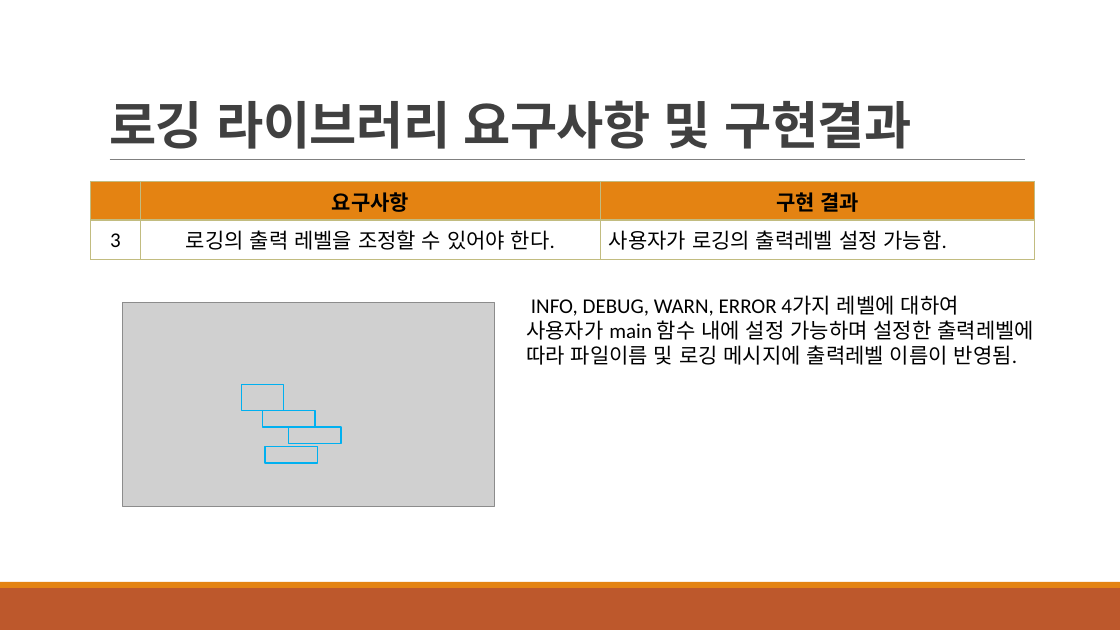
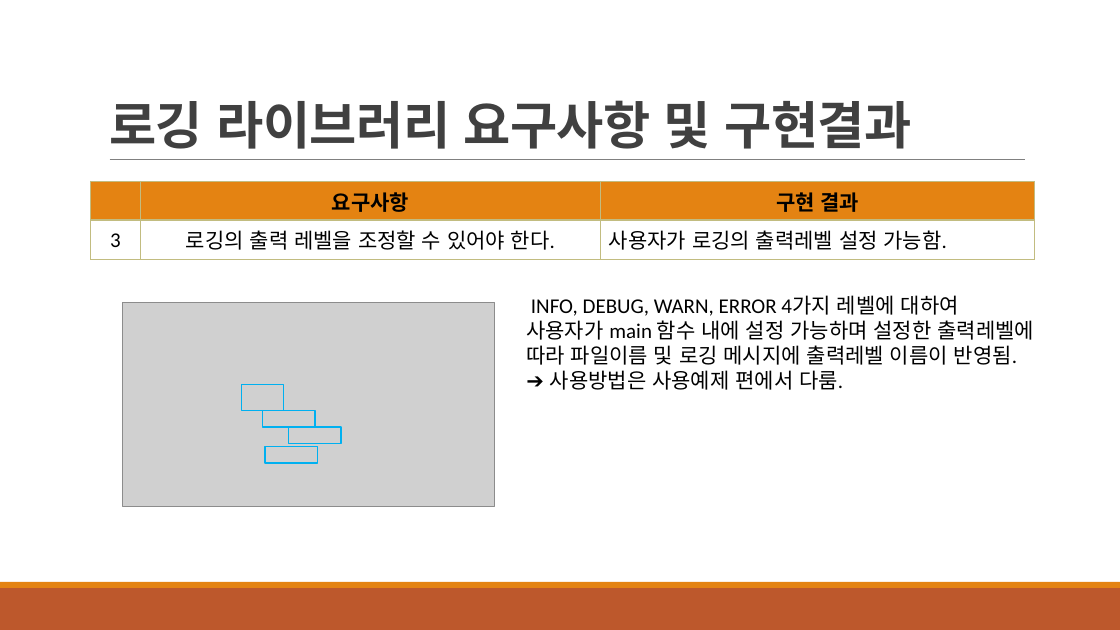
Before and after one commit to tjjeon/tjjeon1019, a slide deck: slide 14 of 전태준_C++프로젝트(201022).pptx (slide 6 before the commit). Drawn at 1120x630 pixels with LibreOffice and Linux fonts; fonts in the diff are those of the drawing; grey boxes stand for pictures. Boxes give left, top, right and bottom in pixels: in the first picture for what was removed or moved away, otherwise in the second. Text is boxed around its words. In the diff, an @@ line names an element or a change of style, - is before the commit and + after.

```diff
--- a/전태준_C++프로젝트(201022).pptx
+++ b/전태준_C++프로젝트(201022).pptx
@@ text at (550,370,838,390): paragraph added @@
+➔ 사용방법은 사용예제 편에서 다룸.
```
Also in this commit, not shown: 2 other slides changed.
